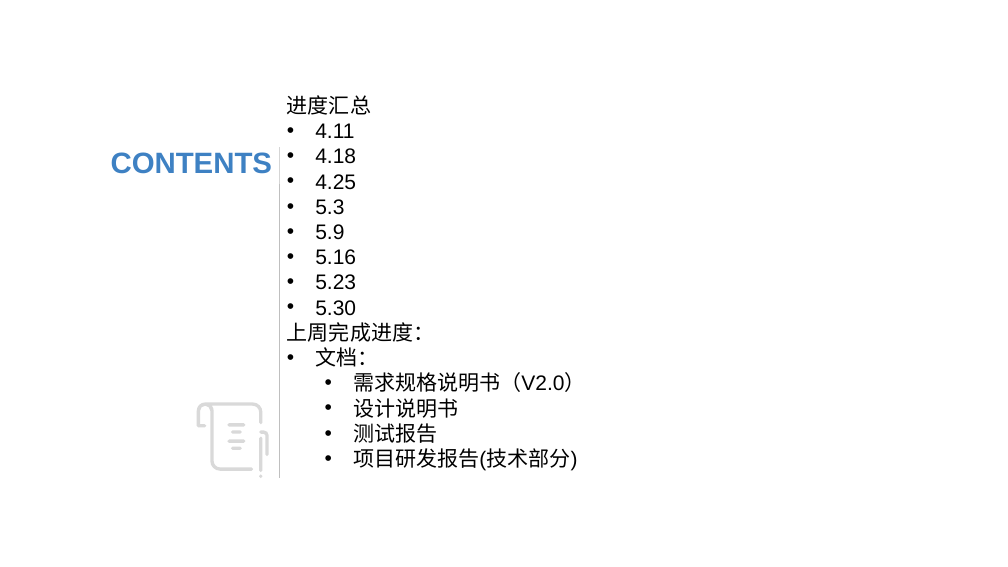
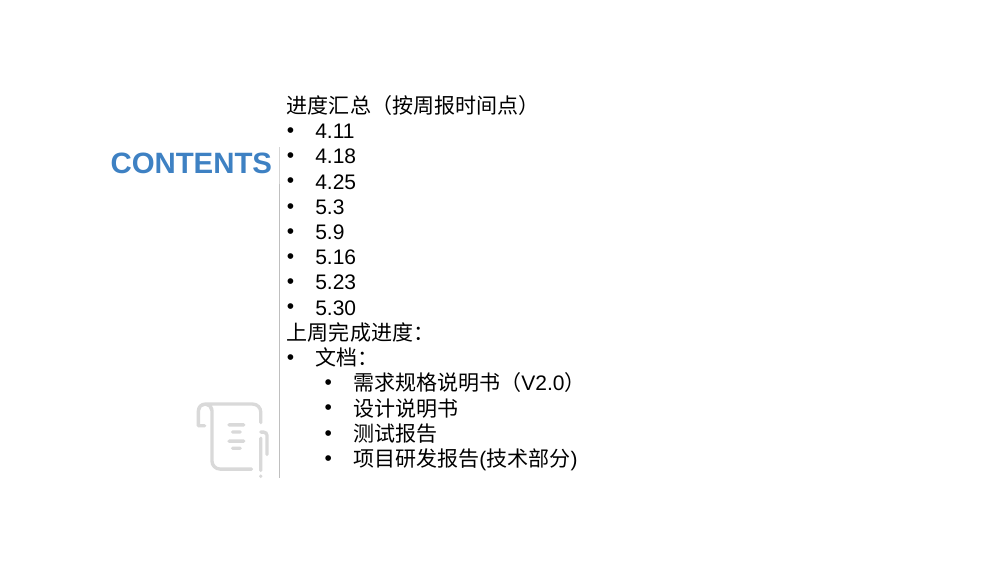
Before and after one commit to NJU610/NJUTesting, a slide deck: slide 2 of 文档/汇报ppt/6.6汇报.pptx. Drawn at 1008x567 pixels with LibreOffice and Linux fonts; fonts in the diff are those of the drawing. Boxes give left, top, right and bottom in pixels: in the first picture for what was removed or moved away, otherwise in the second. Text is boxed around its words. In the diff, an @@ line names an element or a change of style, - is before the commit and + after.

```diff
--- a/文档/汇报ppt/6.6汇报.pptx
+++ b/文档/汇报ppt/6.6汇报.pptx
@@ text at bbox=[287, 95, 539, 115]: text changed @@
-进度汇总
+进度汇总（按周报时间点）
```
Also in this commit, not shown: 8 other slides changed, 7 slides added, 7 slides removed.
